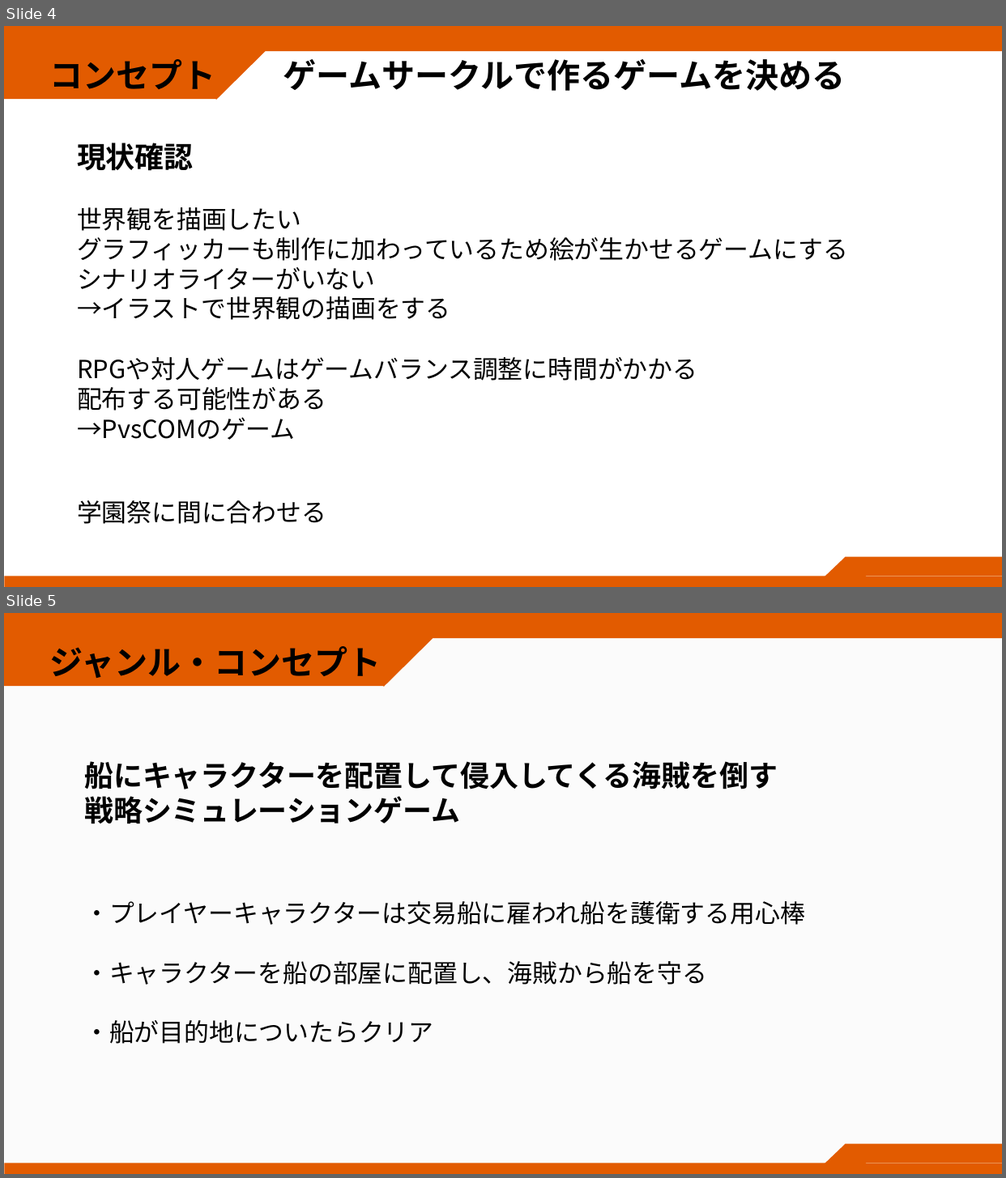
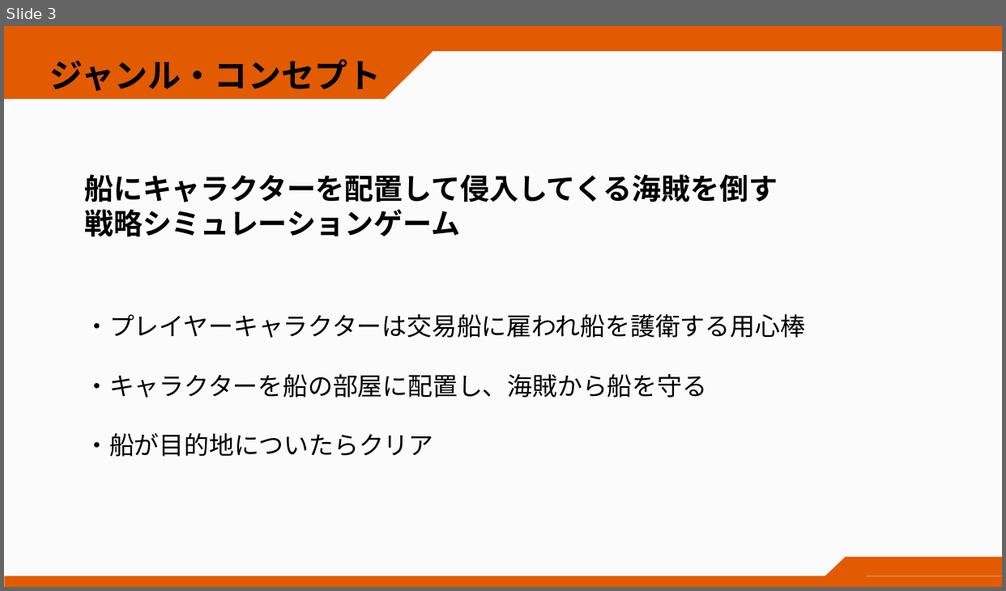
Before and after one commit to takeuchidaina/CircleProject_TowerDefense, a slide deck: 書類やスケジュール/サークル作品１.pptx. Shown one above the other, each under a label of ours: slides 4 and 5 before the commit, slide 3 after it. The pictures are 1006x1178 and 1006x591 pixels, drawn with LibreOffice and Linux fonts; fonts in the diff are those of the drawing; background and template pictures are left out. Boxes give left, top, right and bottom in pixels: in the first picture for what was removed or moved away, otherwise in the second. Text is boxed around its words. In the diff, an @@ line names an element or a change of style, - is before the commit and + after.

Commit message:
[UPDAT]pptの更新
操作確認も兼ねた作業更新です

```diff
--- a/書類やスケジュール/サークル作品１.pptx
+++ b/書類やスケジュール/サークル作品１.pptx
@@ slide 4 removed at (4,26,1002,587), background #FFFFFF @@
@@ rectangle removed at (4,26,1002,51) @@
@@ rectangle removed at (4,26,217,100) @@
@@ triangle removed at (177,29,270,109) @@
@@ text removed at (50,59,846,91) @@
-コンセプト ゲームサークルで作るゲームを決める
@@ text removed at (77,143,848,320) @@
-現状確認
-世界観を描画したい
-グラフィッカーも制作に加わっているため絵が生かせるゲームにする
-シナリオライターがいない
-→イラストで世界観の描画をする
@@ text removed at (77,357,697,440) @@
-RPGや対人ゲームはゲームバランス調整に時間がかかる
-配布する可能性がある
-→PvsCOMのゲーム
@@ text removed at (77,501,326,524) @@
-学園祭に間に合わせる
@@ triangle removed at (825,557,867,577) @@
@@ rectangle removed at (846,557,1002,576) @@
@@ rectangle removed at (4,576,1002,587) @@
@@ what was slide 5 is now slide 3 @@
```
Also in this commit, not shown: 2 slides changed, 2 slides added, 2 other slides removed.
